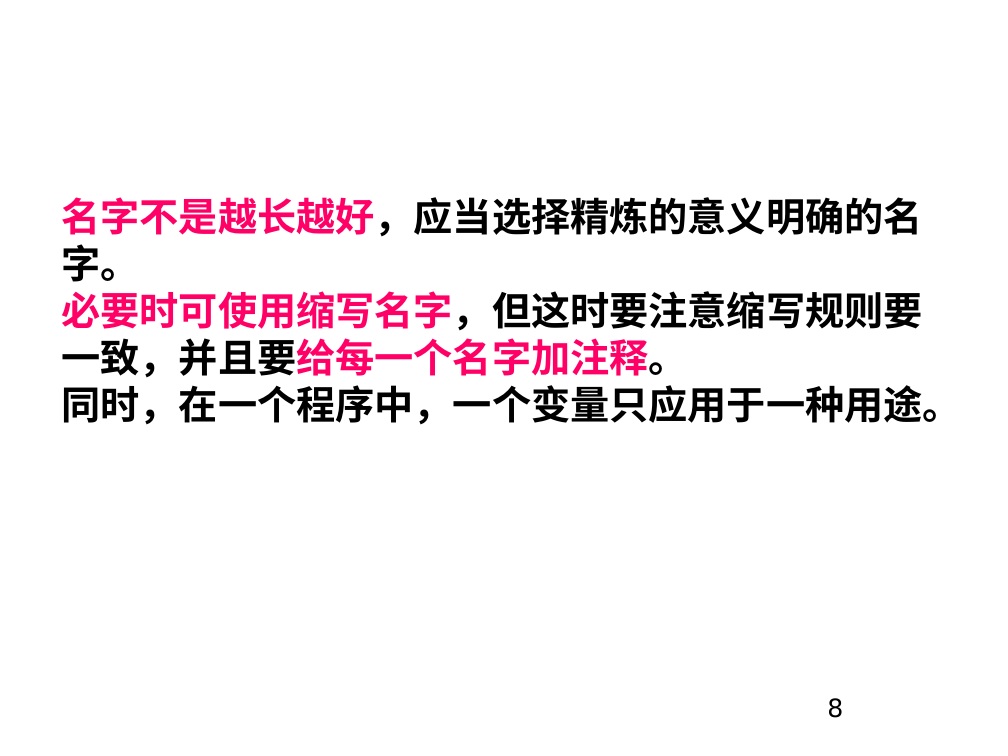
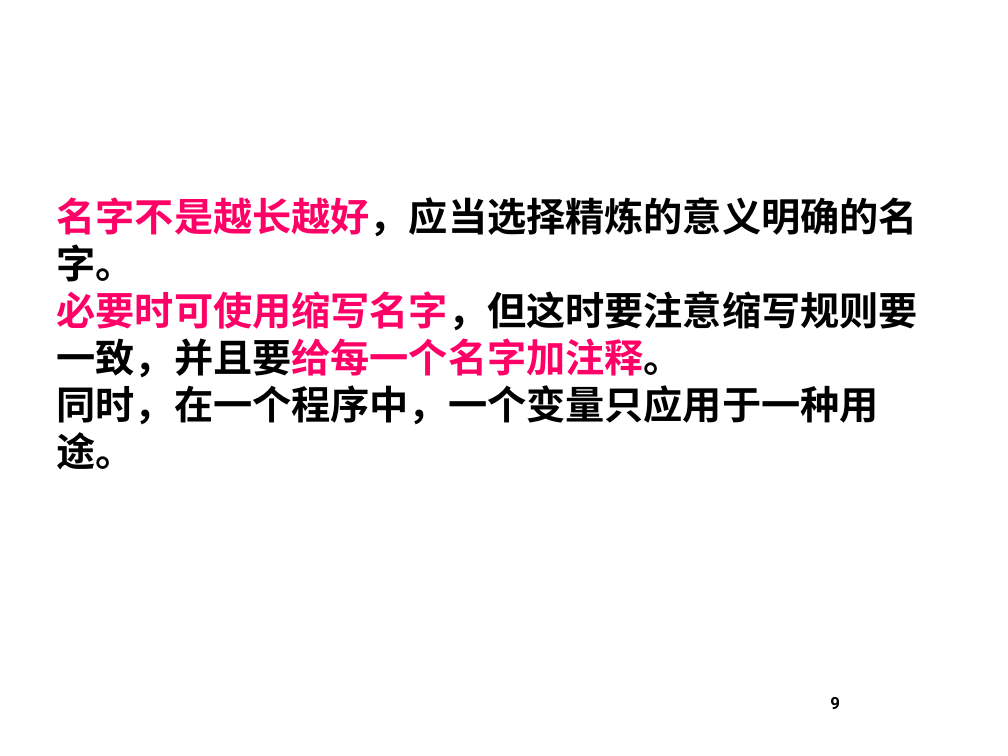
Before and after one commit to 3d-fishing/3D-app, a slide deck: slide 9 of 软件工程基础7.1.pptx (slide 8 before the commit). Drawn at 1008x756 pixels with LibreOffice and Linux fonts; fonts in the diff are those of the drawing; background and template pictures are left out. Boxes give left, top, right and bottom in pixels: in the first picture for what was removed or moved away, otherwise in the second. Text is boxed around its words. In the diff, an @@ line names an element or a change of style, - is before the commit and + after.

```diff
--- a/软件工程基础7.1.pptx
+++ b/软件工程基础7.1.pptx
@@ text "名字不是越长越好，应当选择精炼的意义明确的名字。" rewrapped from (61,197,961,424) to (57,197,918,470) @@
@@ page number removed at (827,698,843,718) @@
-8
@@ page number added at (830,697,840,709), 12 pt, text #000000, bold @@
+9
```
Also in this commit, not shown: 30 other slides changed, 5 slides added, 2 slides removed.
